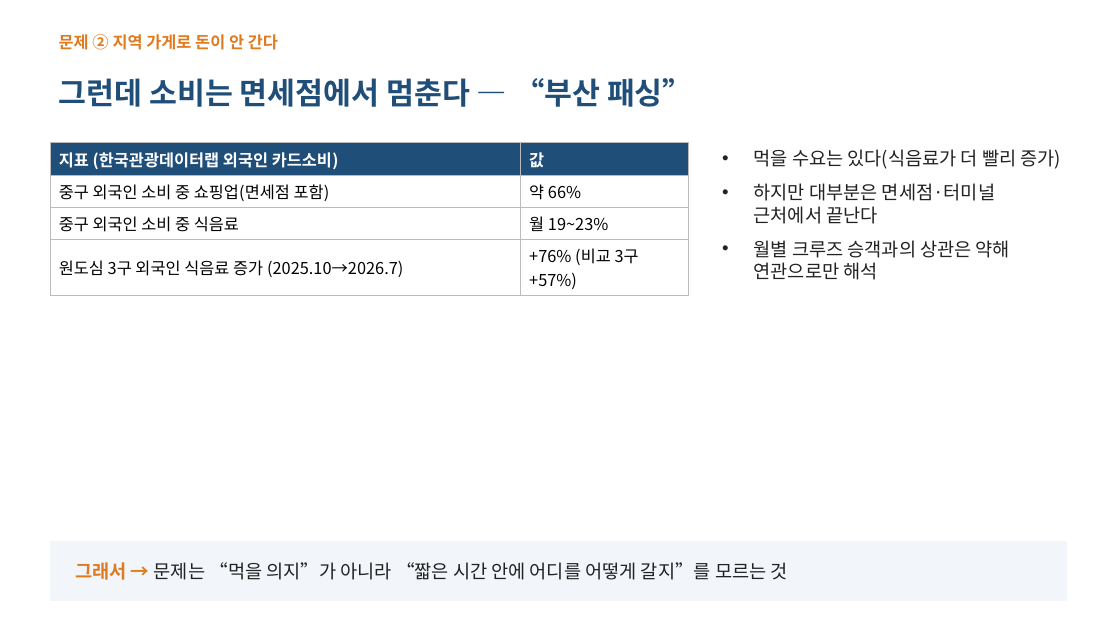
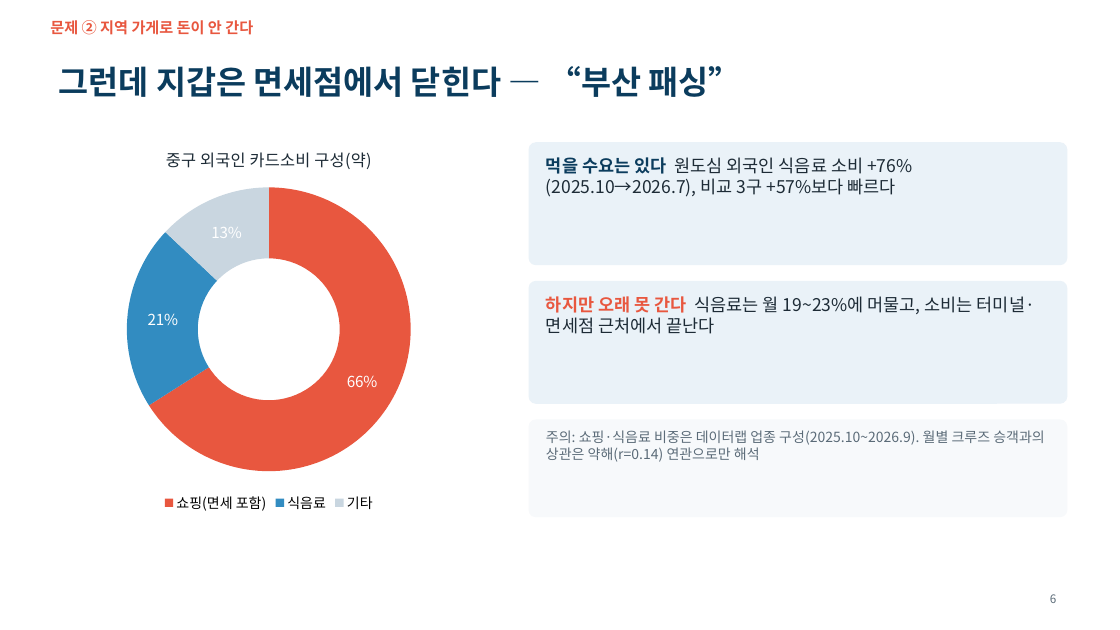
Before and after one commit to ddayoung03/busan-cruise-unpassing, a slide deck: slide 6 of 05_문서/3주차_발표자료.pptx (slide 4 before the commit). Drawn at 1120x630 pixels with LibreOffice and Linux fonts; fonts in the diff are those of the drawing. Boxes give left, top, right and bottom in pixels: in the first picture for what was removed or moved away, otherwise in the second. Text is boxed around its words. In the diff, an @@ line names an element or a change of style, - is before the commit and + after.

```diff
--- a/05_문서/3주차_발표자료.pptx
+++ b/05_문서/3주차_발표자료.pptx
@@ text "문제 ② 지역 가게로 돈이 ...": place and size @@
-text "문제 ② 지역 가게로 돈이 ..." at bbox=[59, 34, 278, 50]
+text "문제 ② 지역 가게로 돈이 ..." at bbox=[50, 20, 253, 35]
@@ text "문제 ② 지역 가게로 돈이 ..." at bbox=[50, 20, 253, 35]: size 14 to 13 pt, text colour #E07A1F to #E8573F; vertical alignment middle to top @@
@@ title at bbox=[59, 66, 742, 97]: text changed; size 26 to 28 pt; text colour #1F4E79 to #0B3C5D @@
-그런데 소비는 면세점에서 멈춘다 — “부산 패싱”
+그런데 지갑은 면세점에서 닫힌다 — “부산 패싱”
@@ table removed at bbox=[50, 143, 689, 293], 4 rows, 2 columns @@
-지표 (한국관광데이터랩 외국인 카드소비) | 값
-중구 외국인 소비 중 쇼핑업(면세점 포함) | 약 66%
-중구 외국인 소비 중 식음료 | 월 19~23%
-원도심 3구 외국인 식음료 증가 (2025.10→2026.7) | +76% (비교 3구 +57%)
@@ doughnut chart added at bbox=[50, 130, 487, 517] @@
+title "중구 외국인 카드소비 구성(약)"
+categories: 쇼핑(면세 포함), 식음료, 기타
+Series 1: 66, 21, 13
@@ rounded rectangle added at bbox=[529, 143, 1067, 265], fill #EAF2F8, outline #EAF2F8 1 pt @@
@@ text removed at bbox=[754, 149, 1062, 280] @@
-• 먹을 수요는 있다(식음료가 더 빨리 증가)
-• 하지만 대부분은 면세점·터미널 근처에서 끝난다
-• 월별 크루즈 승객과의 상관은 약해 연관으로만 해석
@@ text added at bbox=[546, 157, 912, 197], 15 pt, text #1D2B36 @@
+먹을 수요는 있다 원도심 외국인 식음료 소비 +76% (2025.10→2026.7), 비교 3구 +57%보다 빠르다
@@ rounded rectangle added at bbox=[529, 281, 1067, 403], fill #EAF2F8, outline #EAF2F8 1 pt @@
@@ text added at bbox=[546, 296, 1035, 334], 15 pt, text #1D2B36 @@
+하지만 오래 못 간다 식음료는 월 19~23%에 머물고, 소비는 터미널·면세점 근처에서 끝난다
@@ rounded rectangle added at bbox=[529, 420, 1067, 517], fill #F7F9FB, outline #F7F9FB 1 pt @@
@@ text added at bbox=[546, 430, 1044, 462], 12 pt, text #5B6B78 @@
+주의: 쇼핑·식음료 비중은 데이터랩 업종 구성(2025.10~2026.9). 월별 크루즈 승객과의 상관은 약해(r=0.14) 연관으로만 해석
@@ rectangle removed at bbox=[50, 542, 1067, 601] @@
@@ text removed at bbox=[75, 562, 788, 580] @@
-그래서 → 문제는 “먹을 의지”가 아니라 “짧은 시간 안에 어디를 어떻게 갈지”를 모르는 것
@@ page number added at bbox=[1050, 594, 1056, 603], 10 pt, text #5B6B78 @@
+6
```
Also in this commit, not shown: 10 other slides changed, 15 slides added, 9 slides removed, 13 other files.
